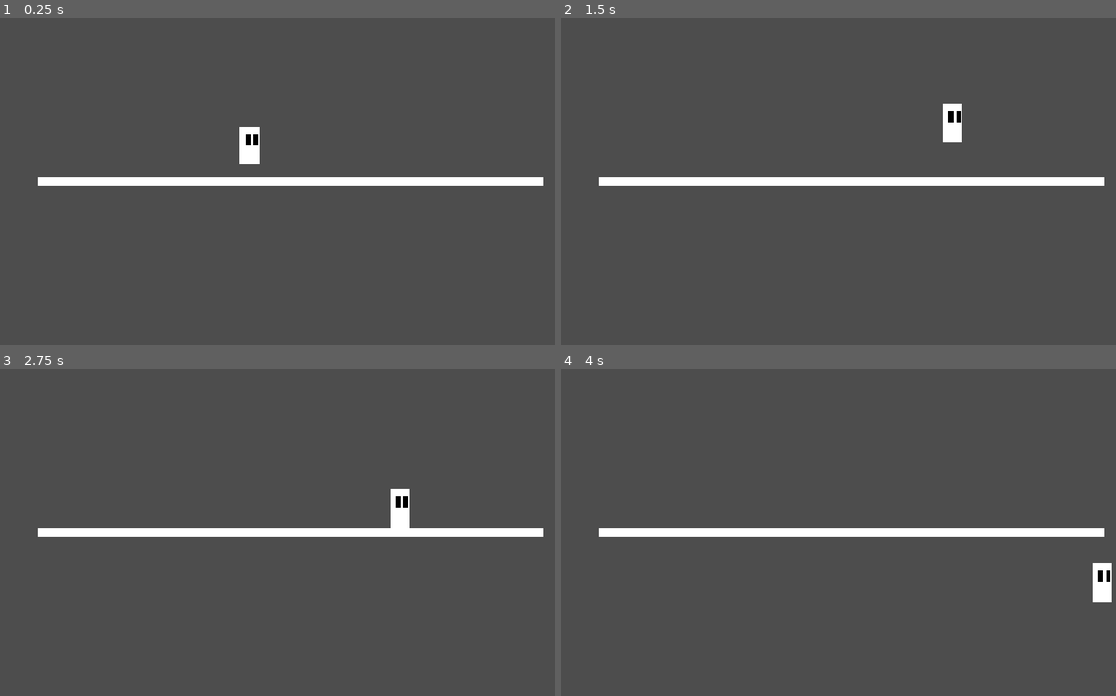
Above: before the commit, frames 1-4 (two rows, left to right).
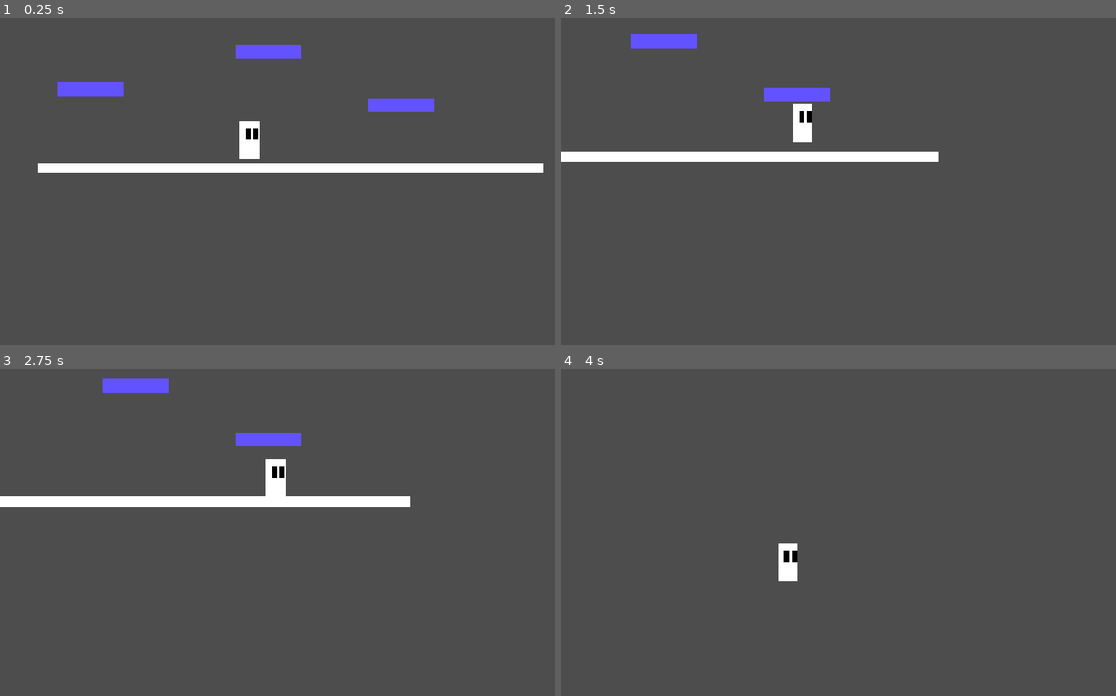
Above: after the commit, the same moments.

Repository: shubhrDev/Satisfying-Character-Controller
Game: Godot game, scene res://levels/level_1.tscn
Two runs of this game, one before a commit and one after it. Both use one fixed random seed, a clock stepped at 60 frames per second and the inputs below.
Inputs:
- Up to frame 1 (0.25 s): no input
- Up to frame 2 (1.5 s): hold D (right) 0.53-1.28 s; hold Space (jump) 0.53-1.28 s; hold A (left) from 1.28 s (still down); tap Space (jump) at 1.35 s
- Up to frame 3 (2.75 s): tap Space (jump) at 1.52, 1.82 s; release A (left) at 2.03 s; hold D (right) from 2.03 s (still down); hold Space (jump) from 2.03 s (still down)
- Up to frame 4 (4 s): release Space (jump) at 2.78 s; tap Space (jump) at 2.85, 3.02, 3.32 s; release D (right) at 3.53 s; hold A (left) from 3.53 s (still down); hold Space (jump) from 3.53 s (still down)

The runs differ from the first frame. In frame 1, 6.7% of the frame differs, in the area x 6-98%, y 8-52%; in frame 2, 6.4%; in frame 3, 6.6%; in frame 4, 3.2%.

Commit message:
added jmup buffering

Diff:
--- a/Player/player.tscn
+++ b/Player/player.tscn
@@ -21,10 +21,10 @@
 [node name="Player" type="CharacterBody2D" unique_id=198898836 node_paths=PackedStringArray("coyote_strafe_time")]
 script = ExtResource("1_gwnis")
 acceleration_curve = SubResource("Curve_k53q1")
-player_speed = 550.0
+player_speed = 600.0
 coyote_strafe_time = NodePath("strafeTimer")
 max_jump_height = 200.0
-player_gravity = 1500.0
+player_gravity = 2500.0
 
 [node name="body" type="MeshInstance2D" parent="." unique_id=1877024279]
 scale = Vector2(4, 8)
@@ -50,11 +50,6 @@
 wait_time = 0.2
 one_shot = true
 
-[node name="apexModifierTime" type="Timer" parent="." unique_id=1444804841]
-unique_name_in_owner = true
-wait_time = 0.04
-one_shot = true
-
 [node name="StateMachine" type="Node" parent="." unique_id=1295562982 node_paths=PackedStringArray("initial_state")]
 script = ExtResource("1_l8h54")
 initial_state = NodePath("Idle")
@@ -67,10 +62,11 @@
 jump_state = NodePath("../Jump")
 metadata/_custom_type_script = "uid://bxnipgrcic4y3"
 
-[node name="Move" type="Node" parent="StateMachine" unique_id=1481526363 node_paths=PackedStringArray("idle_state", "jump_state", "player_base")]
+[node name="Move" type="Node" parent="StateMachine" unique_id=1481526363 node_paths=PackedStringArray("idle_state", "jump_state", "fall_state", "player_base")]
 script = ExtResource("3_btcbx")
 idle_state = NodePath("../Idle")
 jump_state = NodePath("../Jump")
+fall_state = NodePath("../Fall")
 player_base = NodePath("../..")
 metadata/_custom_type_script = "uid://bxnipgrcic4y3"
 
@@ -80,10 +76,11 @@
 fall_state = NodePath("../Fall")
 metadata/_custom_type_script = "uid://bxnipgrcic4y3"
 
-[node name="Fall" type="Node" parent="StateMachine" unique_id=2115711398 node_paths=PackedStringArray("move_state", "idle_state", "player_base")]
+[node name="Fall" type="Node" parent="StateMachine" unique_id=2115711398 node_paths=PackedStringArray("move_state", "idle_state", "jump_state", "player_base")]
 script = ExtResource("6_vtle1")
 move_state = NodePath("../Move")
 idle_state = NodePath("../Idle")
+jump_state = NodePath("../Jump")
 player_base = NodePath("../..")
 metadata/_custom_type_script = "uid://bxnipgrcic4y3"
 
@@ -93,5 +90,3 @@
 
 [connection signal="timeout" from="strafeTimer" to="." method="_on_strafe_timer_timeout"]
 [connection signal="timeout" from="strafeTimer" to="StateMachine/Move" method="_on_strafe_timer_timeout"]
-[connection signal="timeout" from="apexModifierTime" to="." method="_on_strafe_timer_timeout"]
-[connection signal="timeout" from="apexModifierTime" to="StateMachine/Move" method="_on_strafe_timer_timeout"]
--- a/Player/scripts/States/fall_state.gd
+++ b/Player/scripts/States/fall_state.gd
@@ -2,15 +2,36 @@
 
 @export var move_state: State
 @export var idle_state: State
+@export var jump_state: State
+
+
 @export var player_base: PlayerBase
 @onready var ground_check: RayCast2D = %groundCheck
 
+var try_buffer: bool = false
+var buffer_time_set: float = 0.3
+var buffer_time: float
+
+func enter_state() -> void:
+	try_buffer = false
+	buffer_time = buffer_time_set
+func update(_delta : float) -> void:
+	if not try_buffer:
+		buffer_time -= _delta
+	if buffer_time <= 0:
+		if Input.is_action_just_pressed("jump"):
+			try_buffer = true
 
 func physics_update(_delta : float) -> void:
 	player_base.apply_gravity(_delta)
 	player_base.move_left_right(_delta)
 
+
 	if ground_check.is_colliding() and player_base.velocity.x:
 		switch_state.emit(move_state)
 	if ground_check.is_colliding() and not player_base.velocity.x:
 		switch_state.emit (idle_state)
+	#add jump buffering
+
+	if try_buffer and ground_check.is_colliding():
+		switch_state.emit(jump_state)
--- a/Player/scripts/States/move_state.gd
+++ b/Player/scripts/States/move_state.gd
@@ -2,20 +2,23 @@
 
 @export var idle_state : State
 @export var jump_state : State
+@export var fall_state : State
 
 @export var player_base: PlayerBase
+@onready var ground_check: RayCast2D = %groundCheck
 
 
 func update(_delta : float) -> void:
-	if Input.is_action_just_pressed("jump"):
-		switch_state.emit(jump_state)
+
 	if not player_base.direction.x and player_base.coyote_strafe_time.is_stopped():
 		player_base.try_coyote_strafe()
 
 func physics_update(_delta : float) -> void:
 	player_base.move_left_right( _delta)
-
-
+	if Input.is_action_just_pressed("jump"):
+		switch_state.emit(jump_state)
+	if not ground_check.is_colliding():
+		switch_state.emit(fall_state)
 func _on_strafe_timer_timeout() -> void:
 	if not player_base.is_intent_to_move:
 		switch_state.emit(idle_state)
--- a/Player/scripts/player_base.gd
+++ b/Player/scripts/player_base.gd
@@ -31,7 +31,7 @@
 
 	var target_speed := acceleration_curve.sample(player_movement_hold_timer) * player_speed * direction.x
 	velocity.x = target_speed
-
+	#print (velocity.x)
 	previous_direction = direction
 
 func try_coyote_strafe():
@@ -54,7 +54,10 @@
 		velocity.y = -target_height
 		is_jumped = true
 	if not Input.is_action_pressed("jump"):
-		velocity *= 0.6
+		velocity *= 0.87
+
+func handle_coyote_jump():
+	pass
 
 func _physics_process(delta: float) -> void:
 	move_and_slide()
--- a/levels/level_1.tscn
+++ b/levels/level_1.tscn
@@ -6,6 +6,11 @@
 
 [sub_resource type="RectangleShape2D" id="RectangleShape2D_e3c3e"]
 size = Vector2(1002, 18)
+
+[sub_resource type="BoxMesh" id="BoxMesh_e3c3e"]
+
+[sub_resource type="RectangleShape2D" id="RectangleShape2D_otgu8"]
+size = Vector2(0.99838716, 1.0025063)
 
 [node name="level1" type="Node2D" unique_id=21620934]
 
@@ -24,4 +29,43 @@
 position = Vector2(-82, -109)
 scale = Vector2(9.425, 9.425)
 
-[node name="Camera2D" type="Camera2D" parent="." unique_id=952808260]
+[node name="Camera2D" type="Camera2D" parent="Player" unique_id=952808260]
+position = Vector2(8.700265, 11.564986)
+scale = Vector2(0.10610079, 0.10610079)
+position_smoothing_enabled = true
+
+[node name="StaticBody2D2" type="StaticBody2D" parent="." unique_id=1637913942]
+position = Vector2(218, -124)
+
+[node name="MeshInstance2D" type="MeshInstance2D" parent="StaticBody2D2" unique_id=82015999]
+self_modulate = Color(0.39016786, 0.3216341, 1, 1)
+scale = Vector2(130.21, 27.93)
+mesh = SubResource("BoxMesh_e3c3e")
+
+[node name="CollisionShape2D" type="CollisionShape2D" parent="StaticBody2D2" unique_id=994734417]
+scale = Vector2(130.21, 27.93)
+shape = SubResource("RectangleShape2D_otgu8")
+
+[node name="StaticBody2D3" type="StaticBody2D" parent="." unique_id=546583075]
+position = Vector2(-45, -230)
+
+[node name="MeshInstance2D" type="MeshInstance2D" parent="StaticBody2D3" unique_id=260314774]
+self_modulate = Color(0.39016786, 0.3216341, 1, 1)
+scale = Vector2(130.21, 27.93)
+mesh = SubResource("BoxMesh_e3c3e")
+
+[node name="CollisionShape2D" type="CollisionShape2D" parent="StaticBody2D3" unique_id=1856938005]
+scale = Vector2(130.21, 27.93)
+shape = SubResource("RectangleShape2D_otgu8")
+
+[node name="StaticBody2D4" type="StaticBody2D" parent="." unique_id=1851095897]
+position = Vector2(-396, -156)
+
+[node name="MeshInstance2D" type="MeshInstance2D" parent="StaticBody2D4" unique_id=1557337335]
+self_modulate = Color(0.39016786, 0.3216341, 1, 1)
+scale = Vector2(130.21, 27.93)
+mesh = SubResource("BoxMesh_e3c3e")
+
+[node name="CollisionShape2D" type="CollisionShape2D" parent="StaticBody2D4" unique_id=1811775161]
+scale = Vector2(130.21, 27.93)
+shape = SubResource("RectangleShape2D_otgu8")
--- a/project.godot
+++ b/project.godot
@@ -53,6 +53,7 @@
 [physics]
 
 3d/physics_engine="Jolt Physics"
+common/physics_interpolation=true
 
 [rendering]
 
